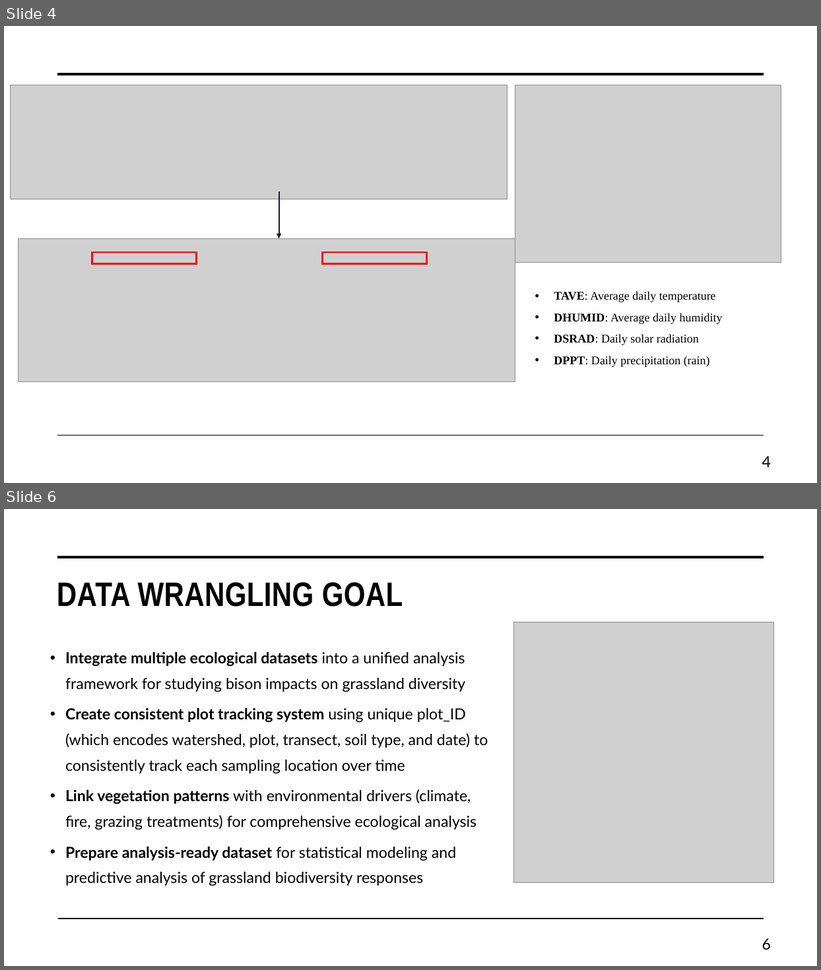
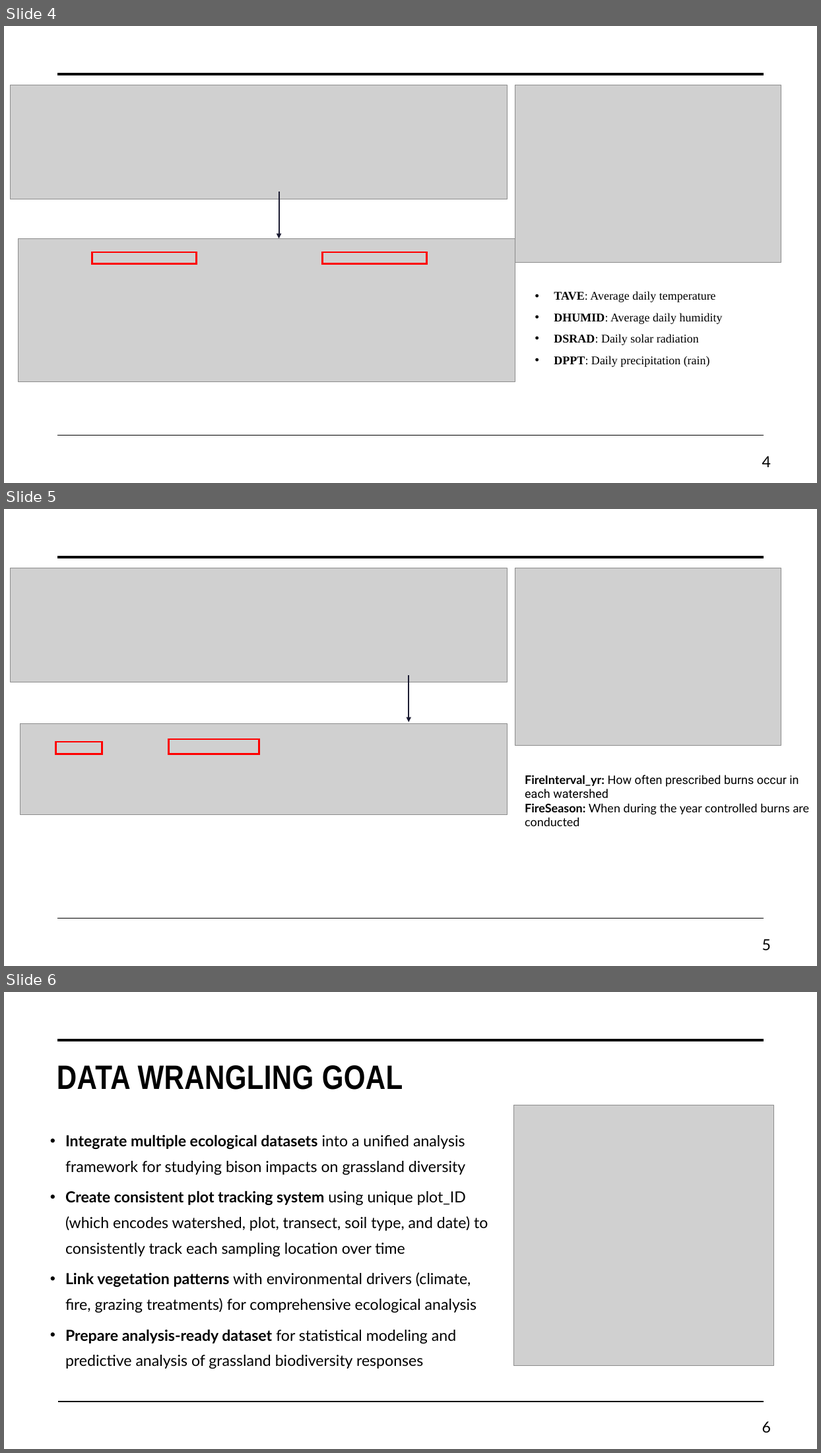
Before and after one commit to aftabzmn1/bison-impact-analysis_with_ML, a slide deck: Presentation/Bison Impact on GrassLand.pptx. Shown one above the other, each under a label of ours: slides 4 and 6 before the commit, slides 4, 5 and 6 after it; the slides between them are not shown. The pictures are 821x970 and 821x1453 pixels, drawn with LibreOffice and Linux fonts; fonts in the diff are those of the drawing; grey boxes stand for pictures. Boxes give left, top, right and bottom in pixels: in the first picture for what was removed or moved away, otherwise in the second. Text is boxed around its words. In the diff, an @@ line names an element or a change of style, - is before the commit and + after.

```diff
--- a/Presentation/Bison Impact on GrassLand.pptx
+++ b/Presentation/Bison Impact on GrassLand.pptx
@@ slide 5 added at box(4, 509, 817, 966), background #FFFFFF; not listed: 2 template elements that a slide beside it also shows @@
@@ picture added at box(10, 568, 507, 682) @@
@@ picture added at box(516, 568, 781, 746) @@
@@ arrow added from (409, 675) to (409, 722), #1C1C32 1.5 pt @@
@@ picture added at box(20, 723, 508, 815) @@
@@ rectangle added at box(56, 742, 102, 755), outline #FF0000 2.25 pt @@
@@ rectangle added at box(169, 739, 258, 755), outline #FF0000 2.25 pt @@
@@ text added at box(525, 775, 810, 826), 14 pt, text #000000 @@
+FireInterval_yr: How often prescribed burns occur in each watershed
+FireSeason: When during the year controlled burns are conducted
@@ page number added at box(762, 939, 771, 951), 18 pt, text #000000 @@
+5
```
Also in this commit, not shown: 2 other slides added, 1 slide removed, 15 other files.
